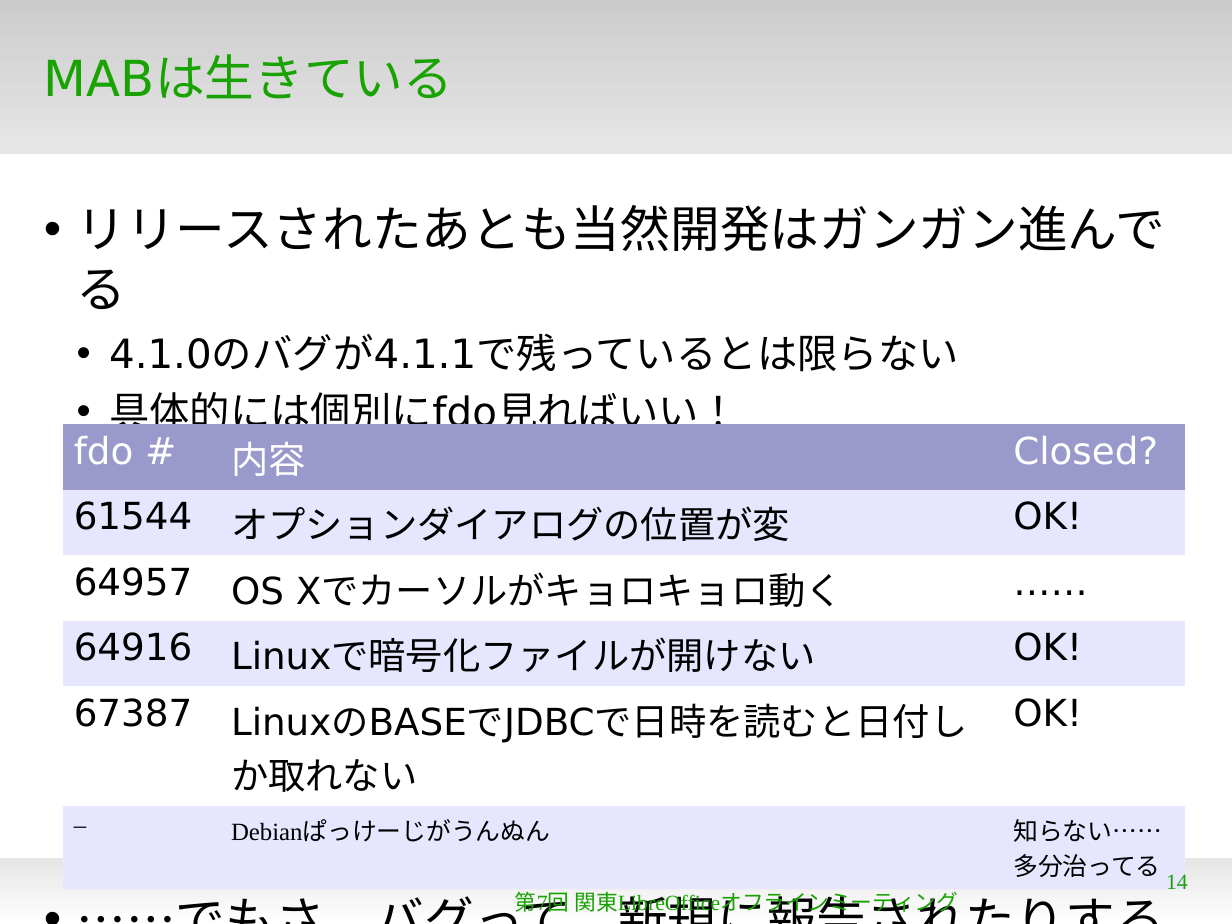
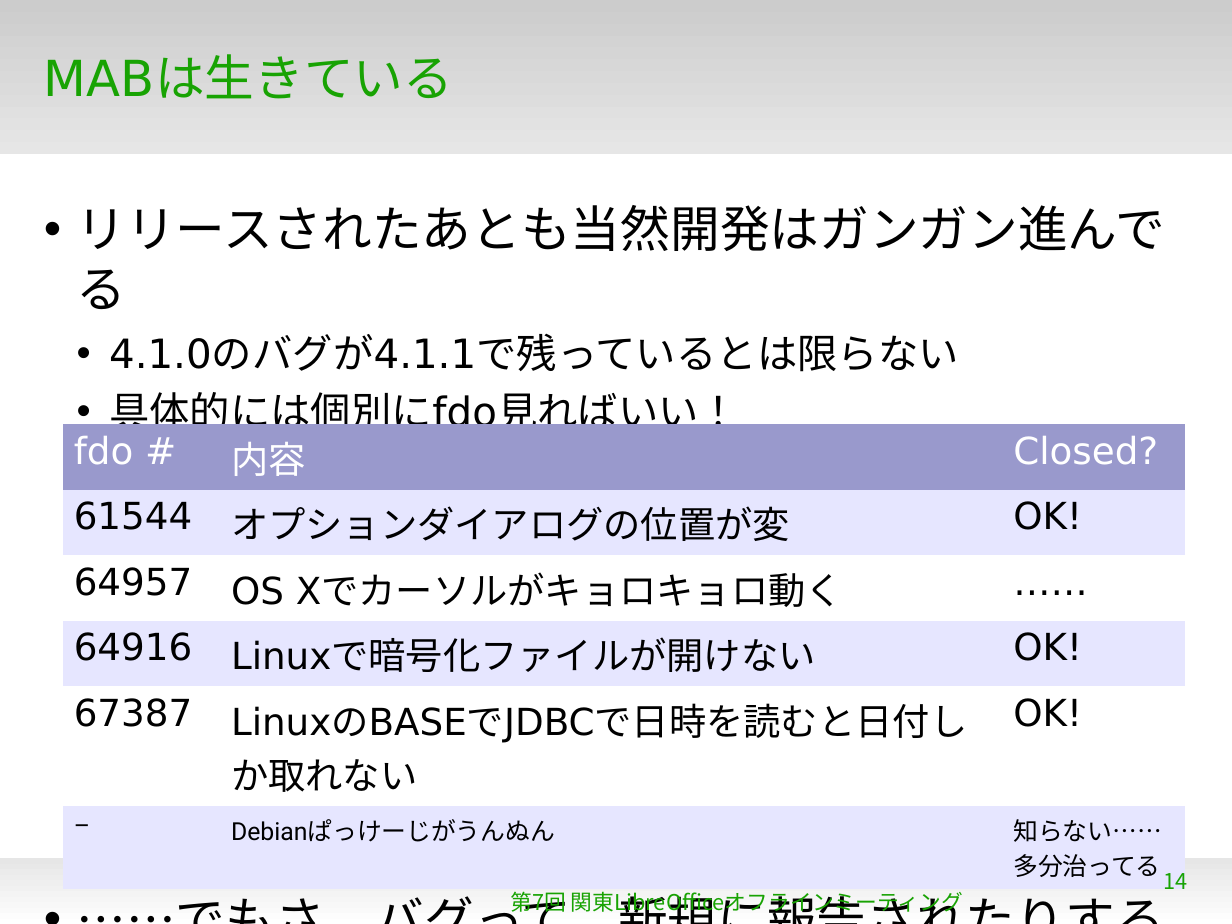
Before and after one commit to naruoga/KantoLibreOffice, a slide deck: slide 14 of Aug2013/MAB.odp. Drawn at 1232x924 pixels with LibreOffice and Linux fonts; fonts in the diff are those of the drawing; background and template pictures are left out. Boxes give left, top, right and bottom in pixels: in the first picture for what was removed or moved away, otherwise in the second. Text is boxed around its words. In the diff, an @@ line names an element or a change of style, - is before the commit and + after.

```diff
--- a/Aug2013/MAB.odp
+++ b/Aug2013/MAB.odp
@@ table at box(63, 425, 1185, 881) @@
@@ font Times New Roman to Roboto in "–", "Debianぱっけーじがうんぬん", "知らない……", "多分治ってる" @@
@@ page number at box(1164, 873, 1188, 889): font Times New Roman to Noto Sans CJK JP @@
@@ text "第7回 関東LibreOfficeオフラインミーティング" at box(510, 891, 963, 915): font Times New Roman to Noto Sans CJK JP @@
```
Also in this commit, not shown: 22 other slides changed.
